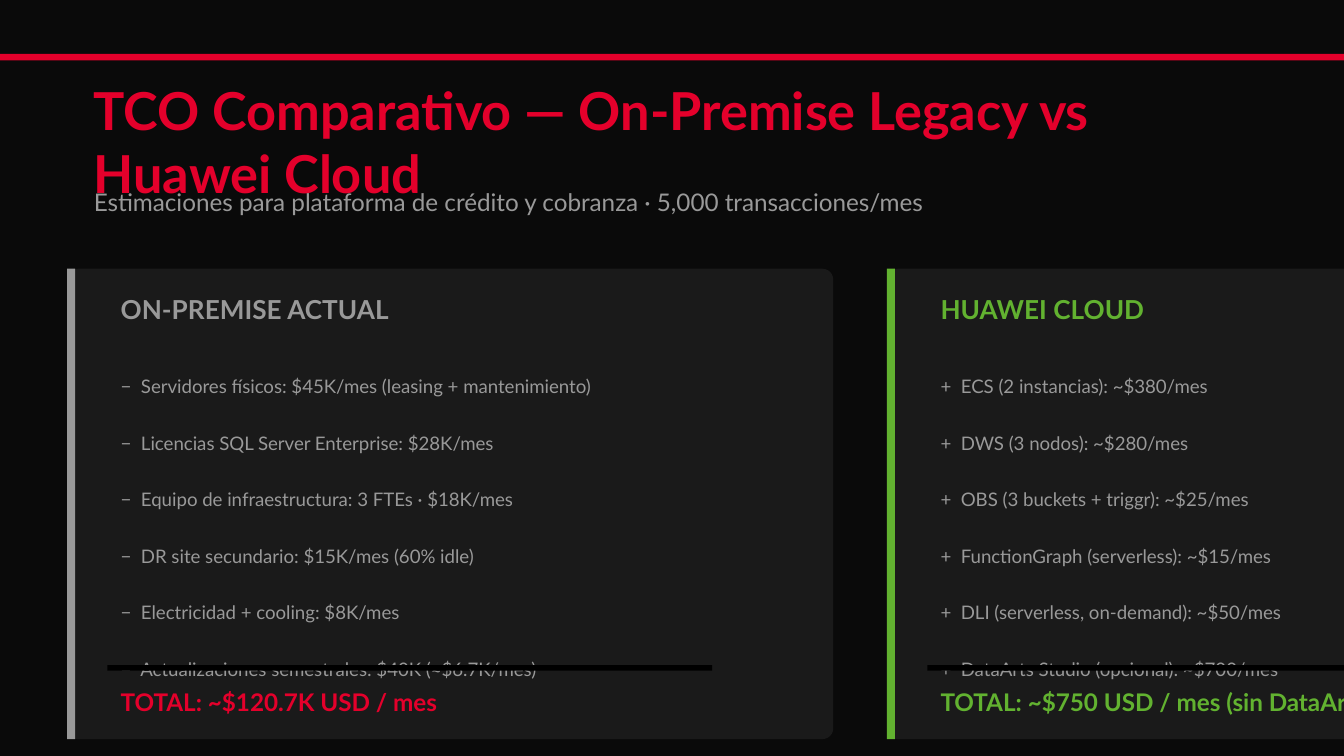
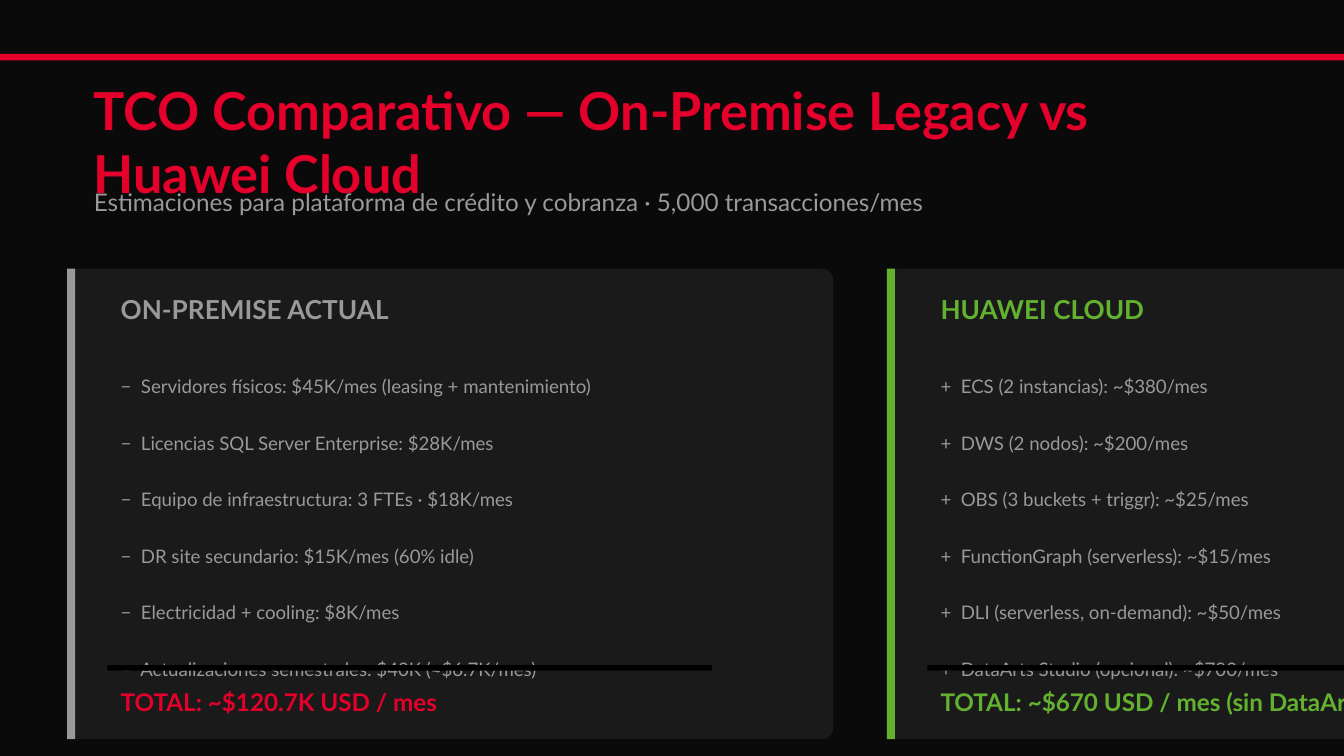
Before and after one commit to Borre/ayco-huawei-cloud, a slide deck: slide 3 of docs/ayco-executive-deck.pptx. Drawn at 1344x756 pixels with LibreOffice and Linux fonts; fonts in the diff are those of the drawing. Boxes give left, top, right and bottom in pixels: in the first picture for what was removed or moved away, otherwise in the second. Text is boxed around its words. In the diff, an @@ line names an element or a change of style, - is before the commit and + after.

```diff
--- a/docs/ayco-executive-deck.pptx
+++ b/docs/ayco-executive-deck.pptx
@@ text at (961,435,1188,453): text changed @@
-+ DWS (3 nodos): ~$280/mes
++ DWS (2 nodos): ~$200/mes
@@ text at (941,691,1263,715): text changed @@
-TOTAL: ~$750 USD / mes (sin DataArts)
+TOTAL: ~$670 USD / mes (sin DataArts)
```
Also in this commit, not shown: 2 other slides changed, 6 other files.
